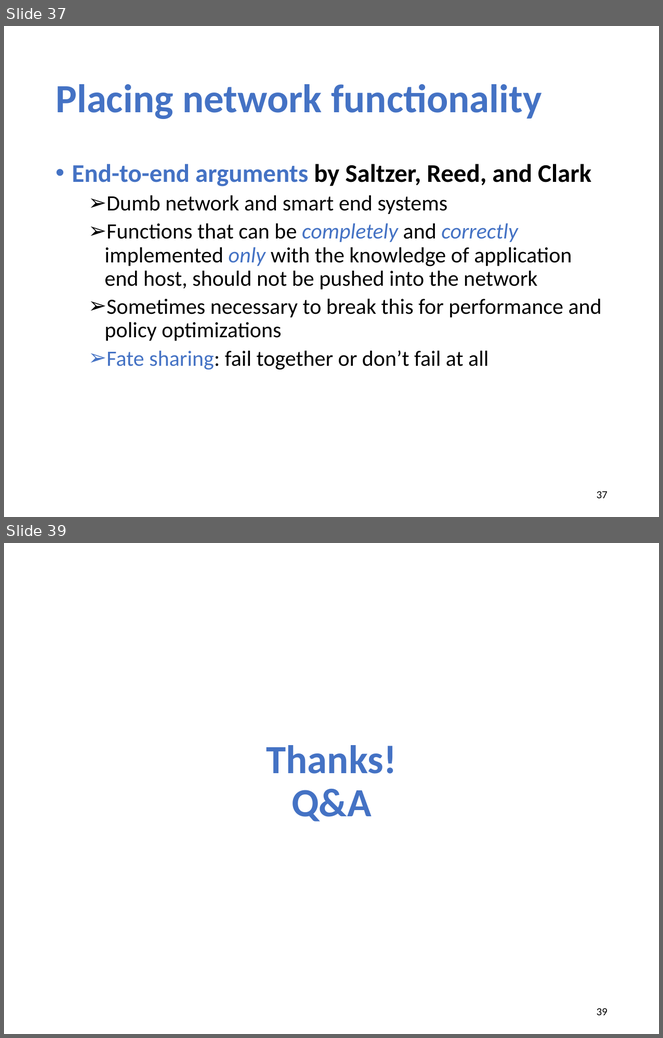
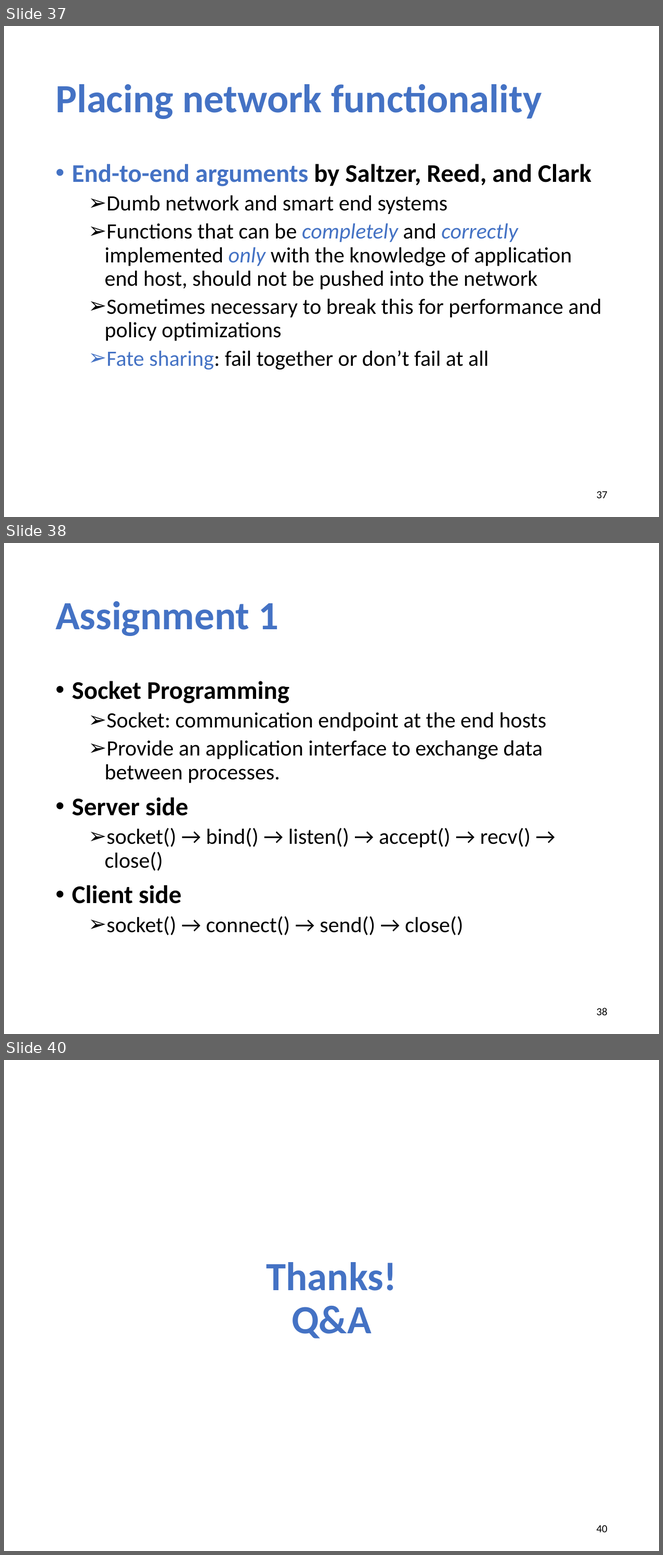
Before and after one commit to xinjin/course-net, a slide deck: slides/lec03_layering.pptx. Shown one above the other, each under a label of ours: slides 37 and 39 before the commit, slides 37, 38 and 40 after it; the slides between them are not shown. The pictures are 663x1038 and 663x1555 pixels, drawn with LibreOffice and Linux fonts; fonts in the diff are those of the drawing. Boxes give left, top, right and bottom in pixels: in the first picture for what was removed or moved away, otherwise in the second. Text is boxed around its words. In the diff, an @@ line names an element or a change of style, - is before the commit and + after.

```diff
--- a/slides/lec03_layering.pptx
+++ b/slides/lec03_layering.pptx
@@ slide 38 added at (x1=4, y1=543, x2=659, y2=1034), background #FFFFFF @@
@@ title added at (x1=55, y1=601, x2=279, y2=636), 44 pt, text #4472C4, bold @@
+Assignment 1
@@ text added at (x1=72, y1=681, x2=547, y2=936), 24 pt, text #000000 @@
+• Socket Programming
+  ➢ Socket: communication endpoint at the end hosts
+  ➢ Provide an application interface to exchange data between processes.
+• Server side
+  ➢ socket() → bind() → listen() → accept() → recv() → close()
+• Client side
+  ➢ socket() → connect() → send() → close()
@@ page number added at (x1=597, y1=1008, x2=608, y2=1016), 12 pt, text #000000 @@
+38
@@ what was slide 39 is now slide 40 @@
@@ page number at (x1=597, y1=1525, x2=608, y2=1533): text changed @@
-39
+40
```
Also in this commit, not shown: 4 slides changed, 42 other files.
